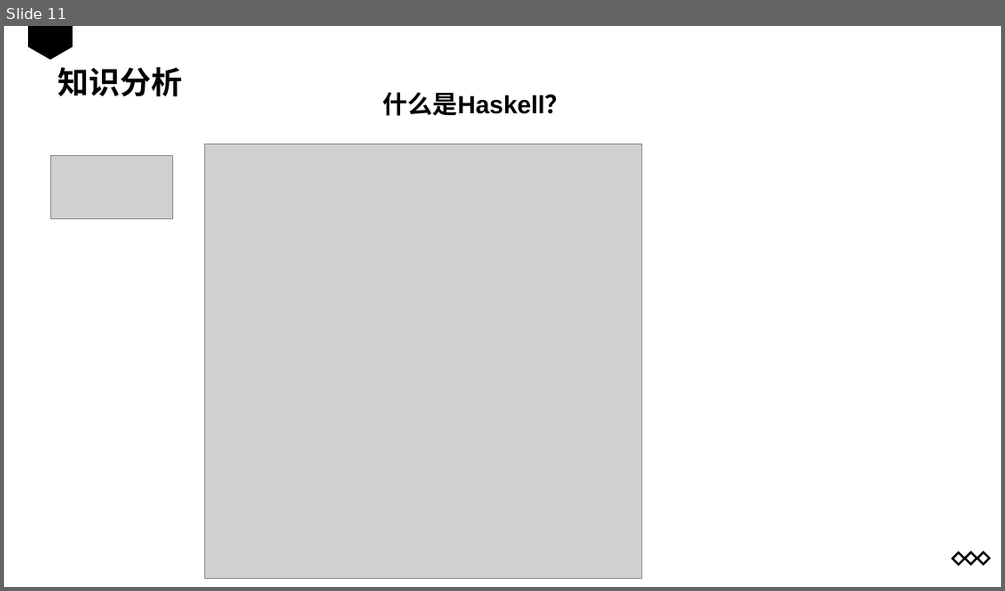
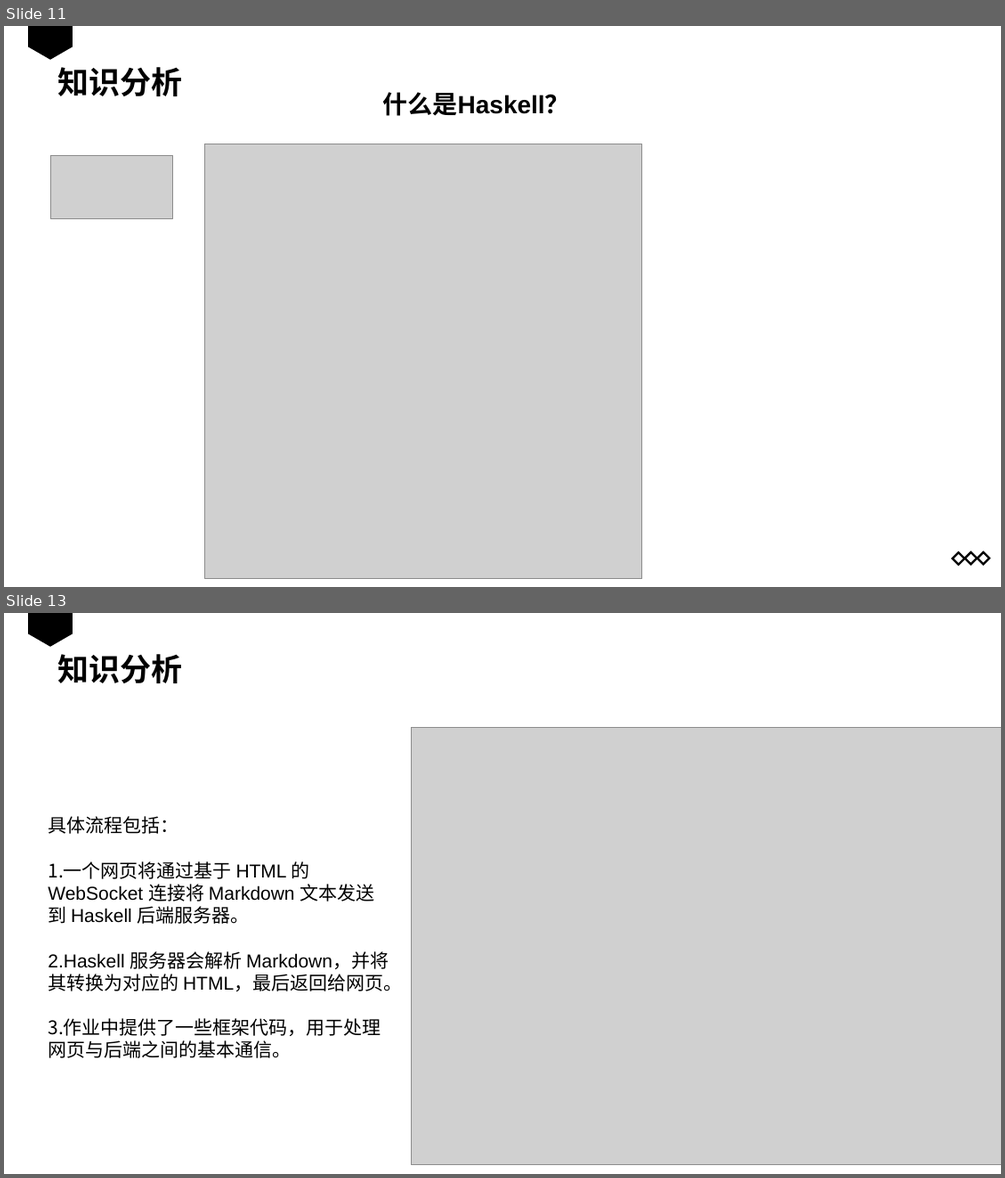
Before and after one commit to JannLeo/teach, a slide deck: Programming Paradigms 2024/Programming Paradigms 2024.pptx. Shown one above the other, each under a label of ours: slide 11 before the commit, slides 11 and 13 after it; the slides between them are not shown. The pictures are 1005x591 and 1005x1178 pixels, drawn with LibreOffice and Linux fonts; fonts in the diff are those of the drawing; grey boxes stand for pictures. Boxes give left, top, right and bottom in pixels: in the first picture for what was removed or moved away, otherwise in the second. Text is boxed around its words. In the diff, an @@ line names an element or a change of style, - is before the commit and + after.

```diff
--- a/Programming Paradigms 2024/Programming Paradigms 2024.pptx
+++ b/Programming Paradigms 2024/Programming Paradigms 2024.pptx
@@ slide 13 added at bbox=[4, 613, 1001, 1174], background #FFFFFF @@
@@ freeform shape added at bbox=[28, 613, 73, 646], fill #000000 @@
@@ text added at bbox=[57, 654, 182, 683], 30 pt, text #000000, bold @@
+知识分析
@@ picture added at bbox=[412, 728, 1001, 1164] @@
@@ text added at bbox=[48, 816, 402, 1058], 18 pt, text #000000 @@
+具体流程包括：
+1. 一个网页将通过基于 HTML 的 WebSocket 连接将 Markdown 文本发送到 Haskell 后端服务器。
+2. Haskell 服务器会解析 Markdown，并将其转换为对应的 HTML，最后返回给网页。
+3. 作业中提供了一些框架代码，用于处理网页与后端之间的基本通信。
```
Also in this commit, not shown: 13 slides changed, 15 other slides added, 5 other files.
